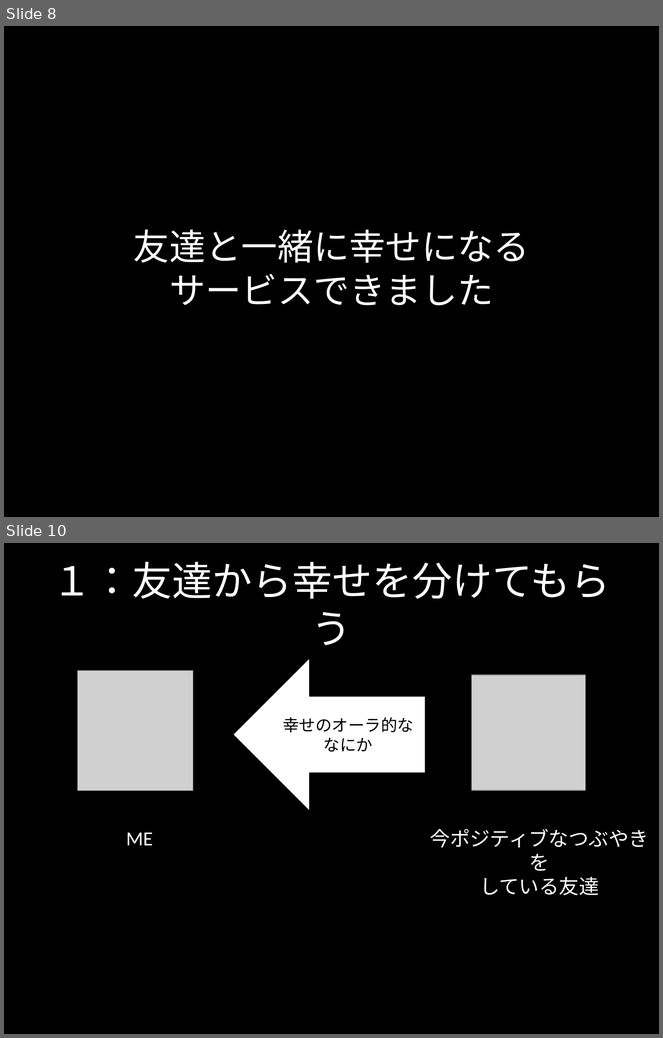
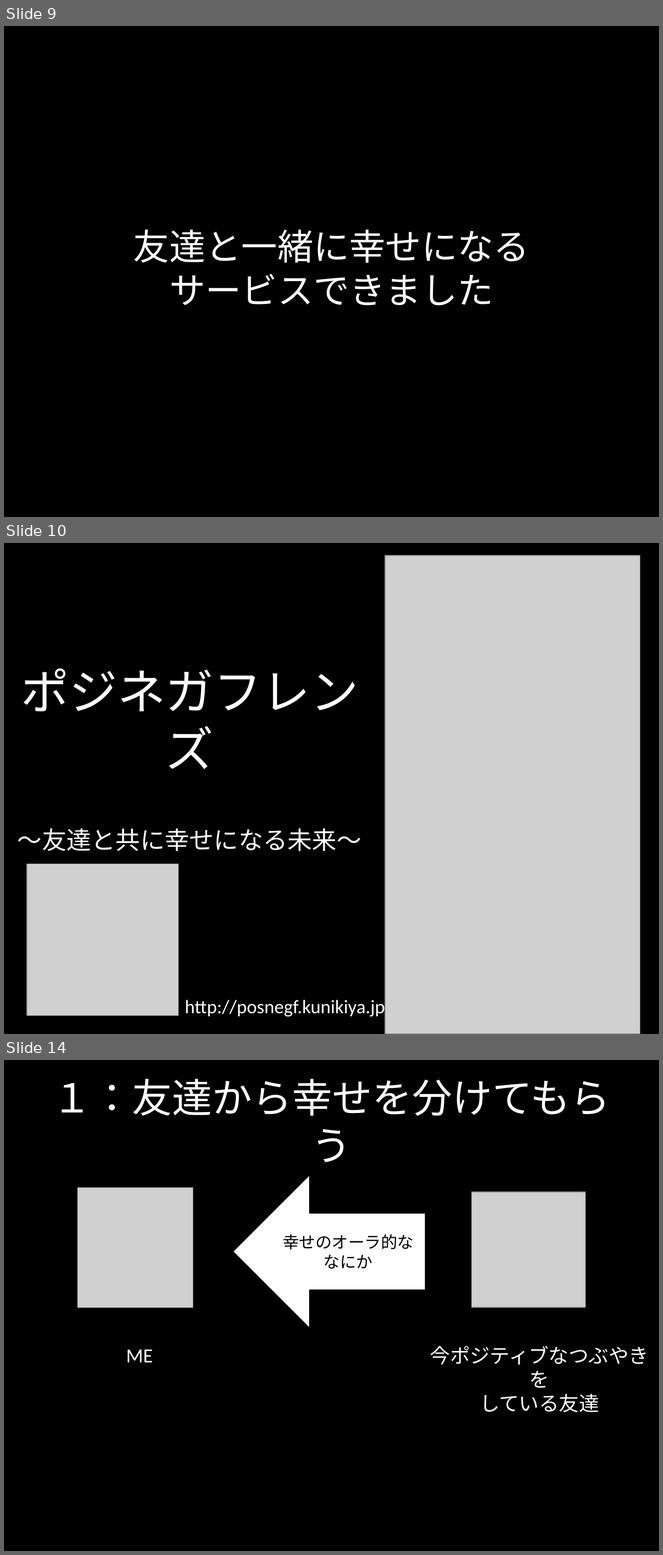
Before and after one commit to kgmyshin/PosNegFriends, a slide deck: doc/ポジネガフレンズ_発表用.pptx. Shown one above the other, each under a label of ours: slides 8 and 10 before the commit, slides 9, 10 and 14 after it; the slides between them are not shown. The pictures are 663x1038 and 663x1555 pixels, drawn with LibreOffice and Linux fonts; fonts in the diff are those of the drawing; grey boxes stand for pictures. Boxes give left, top, right and bottom in pixels: in the first picture for what was removed or moved away, otherwise in the second. Text is boxed around its words. In the diff, an @@ line names an element or a change of style, - is before the commit and + after.

```diff
--- a/doc/ポジネガフレンズ_発表用.pptx
+++ b/doc/ポジネガフレンズ_発表用.pptx
@@ slide 10 added at bbox=[4, 543, 659, 1034], background #000000 @@
@@ picture added at bbox=[385, 555, 640, 1034] @@
@@ title added at bbox=[18, 668, 362, 851], 27 pt, text #FFFFFF @@
+ポジネガフレンズ
+〜友達と共に幸せになる未来〜
@@ picture added at bbox=[27, 864, 178, 1015] @@
@@ text added at bbox=[185, 997, 385, 1018], 21 pt, text #FFFFFF @@
+http://posnegf.kunikiya.jp
@@ what was slide 8 is now slide 9 @@
@@ what was slide 10 is now slide 14 @@
```
Also in this commit, not shown: 2 slides changed, 5 other slides added, 1 slide removed.
